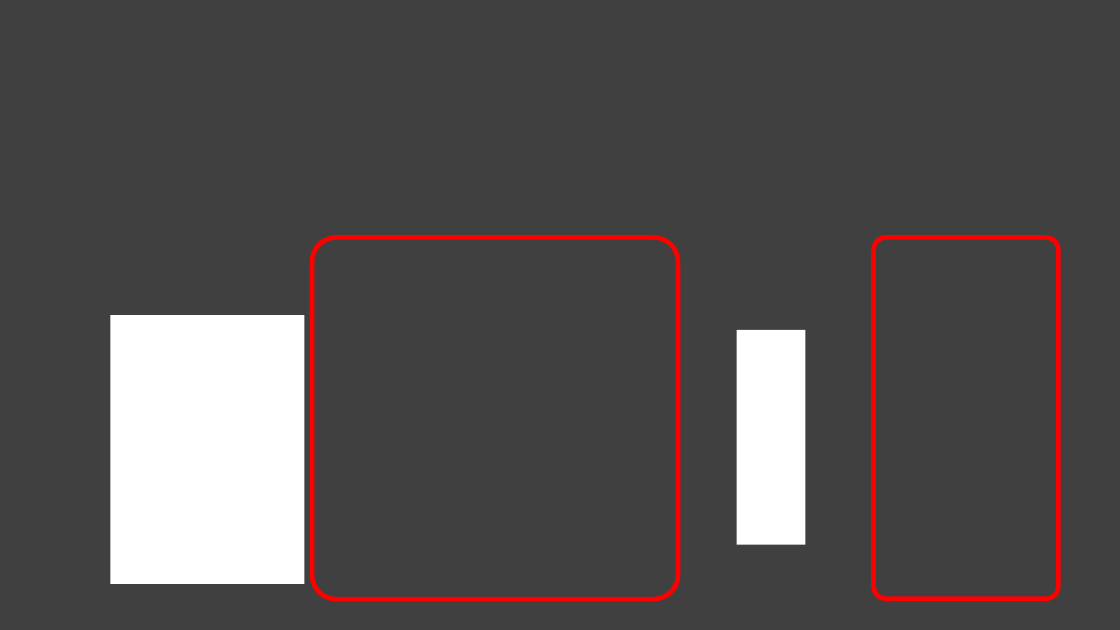
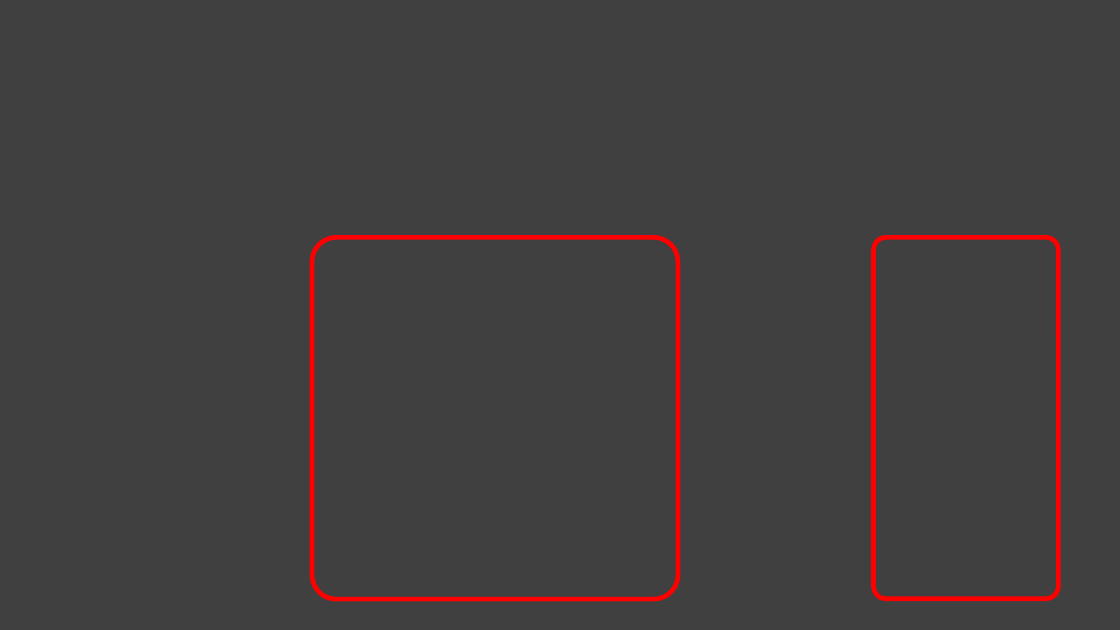
Before and after one commit to softeng-academy/seip, a slide deck: slide 7 of pdf/TUM-SEIP-00-Intro.pptx. Drawn at 1120x630 pixels with LibreOffice and Linux fonts; fonts in the diff are those of the drawing; background and template pictures are left out. Boxes give left, top, right and bottom in pixels: in the first picture for what was removed or moved away, otherwise in the second. Text is boxed around its words. In the diff, an @@ line names an element or a change of style, - is before the commit and + after.

Commit message:
update slides

```diff
--- a/pdf/TUM-SEIP-00-Intro.pptx
+++ b/pdf/TUM-SEIP-00-Intro.pptx
@@ rectangle removed at (x1=110, y1=315, x2=304, y2=584) @@
@@ rectangle removed at (x1=737, y1=330, x2=806, y2=545) @@
```
Also in this commit, not shown: 1 other slide changed, 3 slides added, 1 other file.
